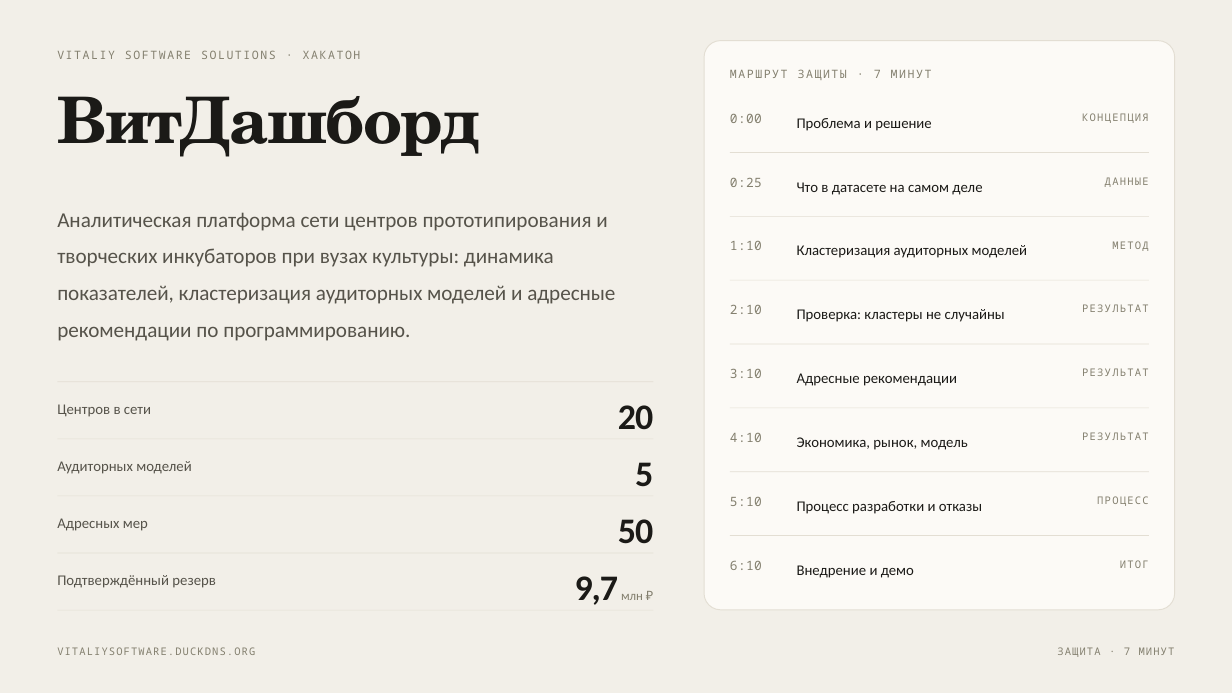
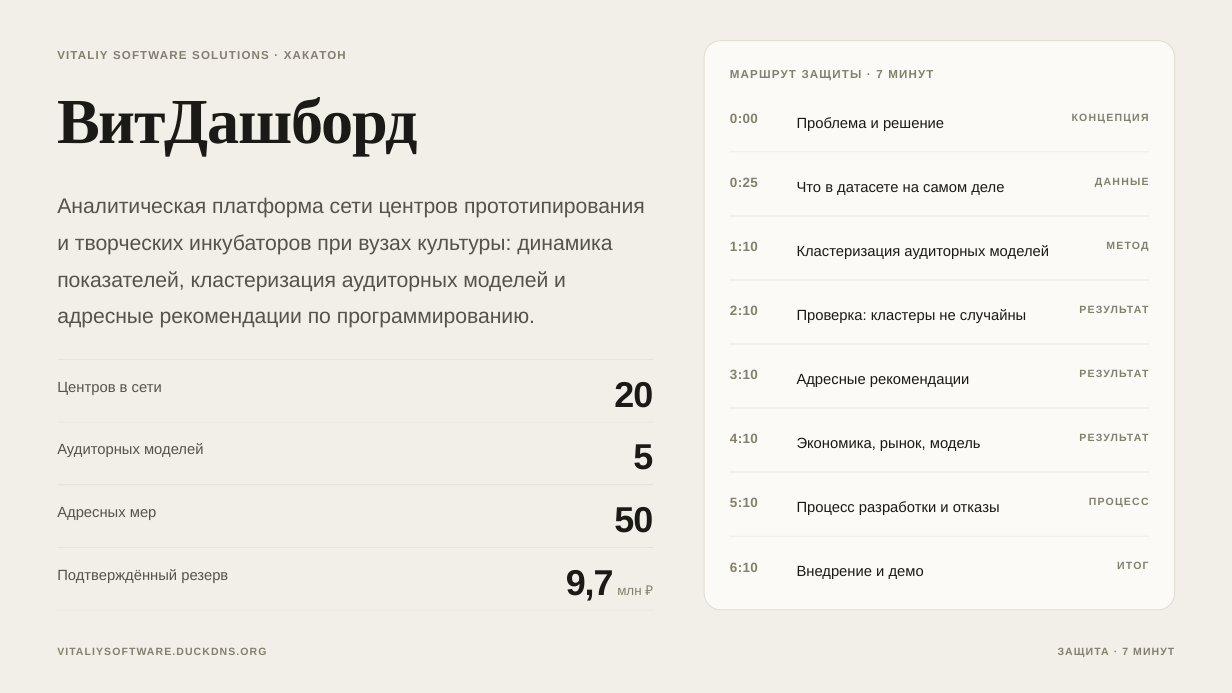
Before and after one commit to justririll/hakaton-kek, a slide deck: slide 1 of presentation/vitdashboard-7min.pptx. Drawn at 1232x693 pixels with LibreOffice and Linux fonts; fonts in the diff are those of the drawing. Boxes give left, top, right and bottom in pixels: in the first picture for what was removed or moved away, otherwise in the second. Text is boxed around its words. In the diff, an @@ line names an element or a change of style, - is before the commit and + after.

```diff
--- a/presentation/vitdashboard-7min.pptx
+++ b/presentation/vitdashboard-7min.pptx
@@ text "VITALIY SOFTWARE SOLUTIONS · ХАКАТОН" at (x1=57, y1=48, x2=653, y2=65): font Noto Sans Mono to Arial, letter spacing 1.2 to 0.9 pt, bold on @@
@@ text "ВитДашборд" at (x1=57, y1=97, x2=418, y2=155): font TeX Gyre Schola to Times New Roman, letter spacing -1.4 to -1 pt @@
@@ text "МАРШРУТ ЗАЩИТЫ · 7 МИНУТ" at (x1=876, y1=70, x2=882, y2=78): font Noto Sans Mono to Arial, letter spacing 1.2 to 0.9 pt, bold on @@
@@ font Noto Sans Mono to Arial, bold on in 10 elements at (x1=797, y1=502, x2=855, y2=515), (x1=730, y1=239, x2=1149, y2=255), (x1=730, y1=303, x2=1149, y2=319), (x1=730, y1=367, x2=1149, y2=383), (x1=730, y1=431, x2=1149, y2=446), (x1=730, y1=559, x2=1149, y2=575), (x1=57, y1=645, x2=1175, y2=661), (x1=1122, y1=648, x2=1128, y2=655), (x1=1072, y1=114, x2=1149, y2=123), (x1=1095, y1=178, x2=1149, y2=187) @@
@@ text "Аналитическая платформа сети центров прототипирования ..." moved from (x1=57, y1=212, x2=615, y2=341) to (x1=57, y1=197, x2=645, y2=328) @@
@@ font Calibri to Arial in 16 elements at (x1=797, y1=245, x2=1049, y2=259), (x1=859, y1=501, x2=1000, y2=515), (x1=797, y1=117, x2=944, y2=131), (x1=797, y1=182, x2=1004, y2=195), (x1=797, y1=309, x2=1026, y2=323), (x1=797, y1=374, x2=970, y2=387), (x1=797, y1=437, x2=981, y2=451), (x1=797, y1=566, x2=924, y2=579), (x1=57, y1=569, x2=228, y2=583), (x1=614, y1=507, x2=653, y2=533), (x1=57, y1=507, x2=157, y2=520), (x1=633, y1=444, x2=653, y2=470), (x1=57, y1=443, x2=203, y2=457), (x1=57, y1=197, x2=645, y2=328), (x1=614, y1=382, x2=653, y2=408), (x1=57, y1=382, x2=162, y2=395) @@
@@ 2 texts, 1 rectangle moved together from (x1=57, y1=382, x2=653, y2=430) to (x1=57, y1=360, x2=653, y2=408) @@
@@ 2 texts, 1 rectangle moved together from (x1=57, y1=439, x2=653, y2=487) to (x1=57, y1=422, x2=653, y2=470) @@
@@ 2 texts, 1 rectangle moved together from (x1=57, y1=495, x2=653, y2=544) to (x1=57, y1=484, x2=653, y2=533) @@
@@ text "9,7 млн ₽" at (x1=566, y1=570, x2=641, y2=601): size 10 to 10.5 pt in "млн ₽"; font Calibri to Arial @@
@@ size 10 to 10.5 pt, font Noto Sans Mono to Arial, bold on in 8 elements at (x1=730, y1=113, x2=758, y2=123), (x1=730, y1=177, x2=758, y2=187), (x1=730, y1=241, x2=758, y2=251), (x1=730, y1=305, x2=758, y2=315), (x1=730, y1=433, x2=758, y2=443), (x1=730, y1=497, x2=758, y2=507), (x1=730, y1=369, x2=758, y2=379), (x1=730, y1=562, x2=758, y2=572) @@
```
Also in this commit, not shown: 14 other slides changed, 7 other files.
